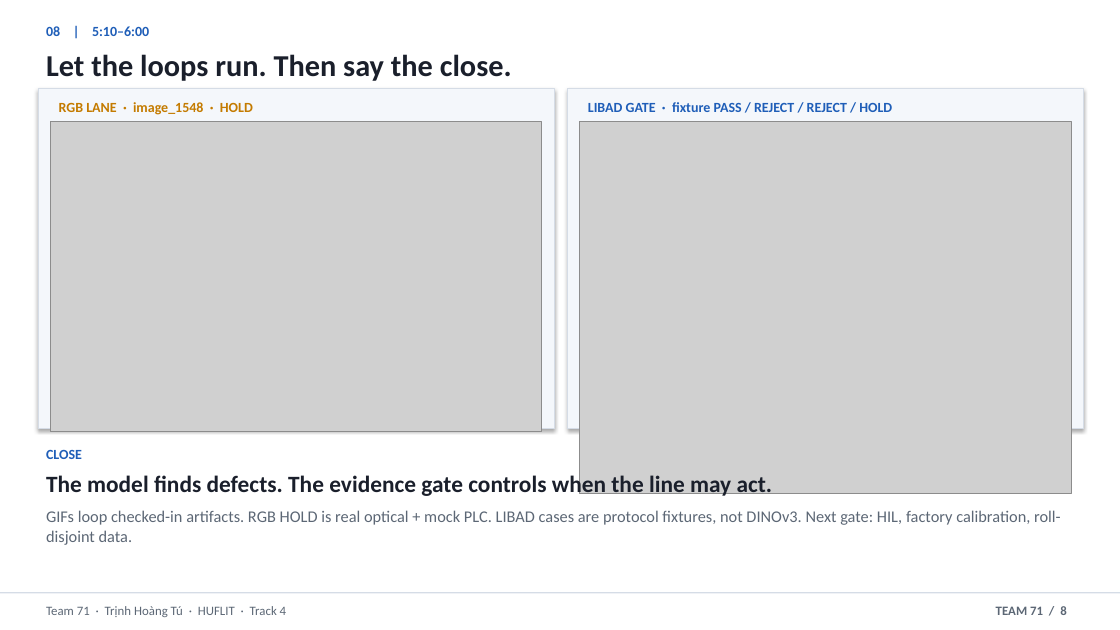
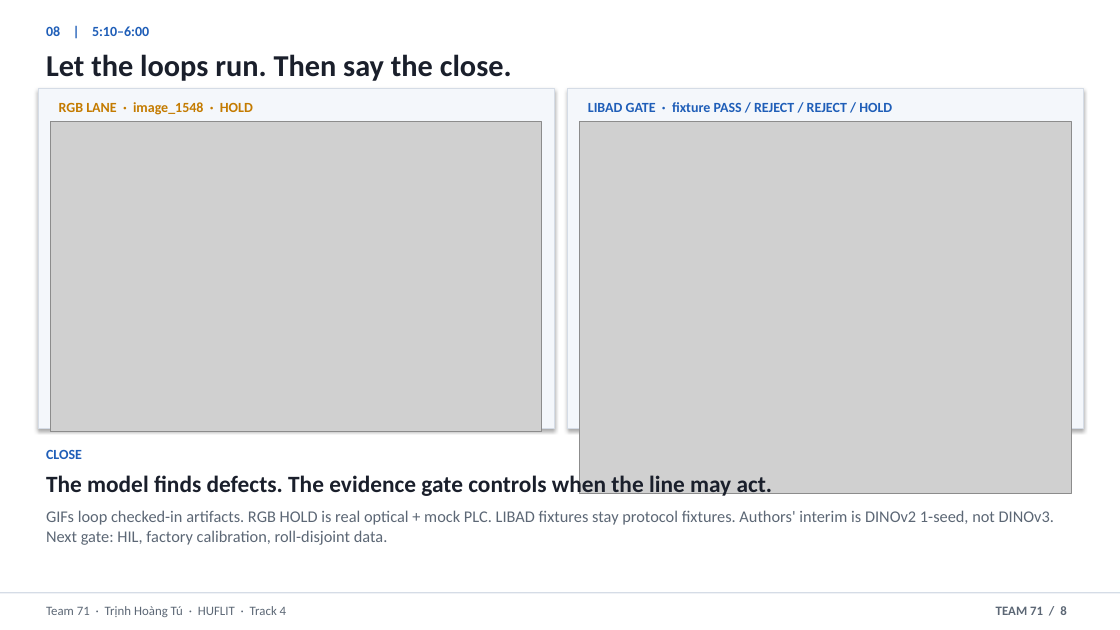
Before and after one commit to thtcsec/securecoating-vision, a slide deck: slide 8 of SecureCoating-Vision_Final_Defense_6min.pptx. Drawn at 1120x630 pixels with LibreOffice and Linux fonts; fonts in the diff are those of the drawing; grey boxes stand for pictures. Boxes give left, top, right and bottom in pixels: in the first picture for what was removed or moved away, otherwise in the second. Text is boxed around its words. In the diff, an @@ line names an element or a change of style, - is before the commit and + after.

```diff
--- a/SecureCoating-Vision_Final_Defense_6min.pptx
+++ b/SecureCoating-Vision_Final_Defense_6min.pptx
@@ text at (46,510,1054,545): text changed @@
-GIFs loop checked-in artifacts. RGB HOLD is real optical + mock PLC. LIBAD cases are protocol fixtures, not DINOv3. Next gate: HIL, factory calibration, roll-disjoint data.
+GIFs loop checked-in artifacts. RGB HOLD is real optical + mock PLC. LIBAD fixtures stay protocol fixtures. Authors' interim is DINOv2 1-seed, not DINOv3. Next gate: HIL, factory calibration, roll-disjoint data.
```
Also in this commit, not shown: 1 other slide changed, 21 other files.
